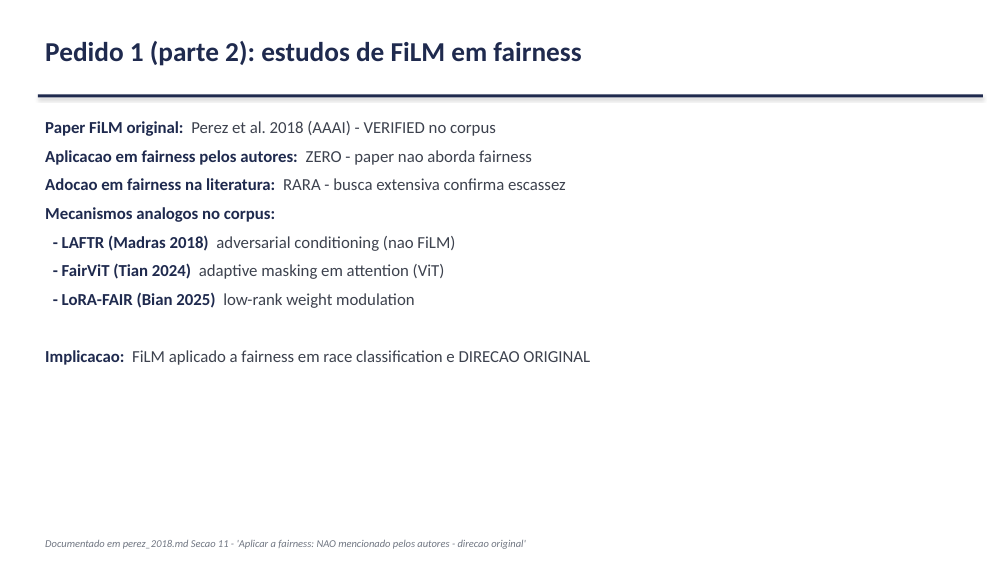
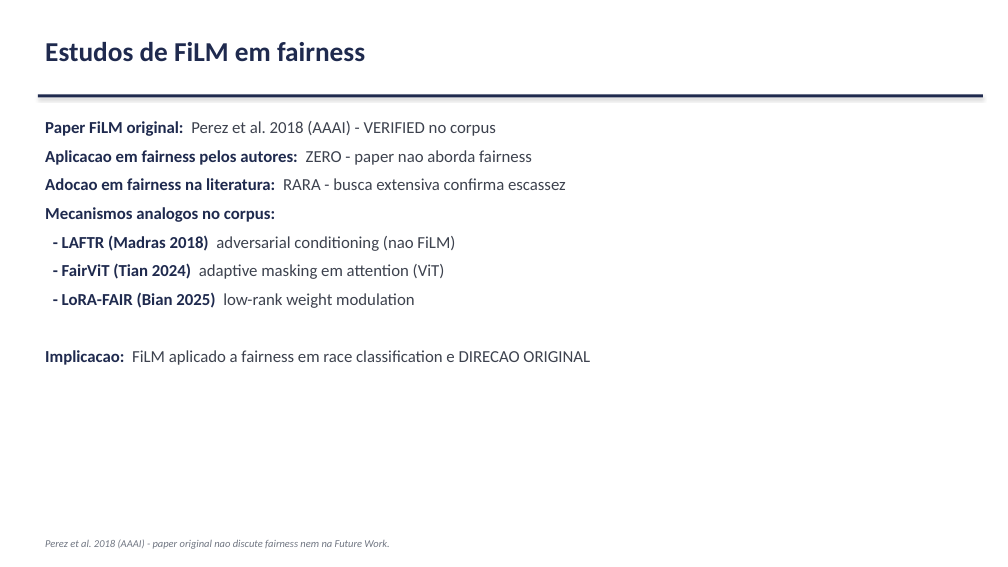
Before and after one commit to marcellozzetti/Facial-Recognition-Models-Mitigating-Bias, a slide deck: slide 15 of docs/ativo/material_reuniao_orientador_2026-06-15.pptx. Drawn at 1008x567 pixels with LibreOffice and Linux fonts; fonts in the diff are those of the drawing. Boxes give left, top, right and bottom in pixels: in the first picture for what was removed or moved away, otherwise in the second. Text is boxed around its words. In the diff, an @@ line names an element or a change of style, - is before the commit and + after.

```diff
--- a/docs/ativo/material_reuniao_orientador_2026-06-15.pptx
+++ b/docs/ativo/material_reuniao_orientador_2026-06-15.pptx
@@ text at <box>45,42,365,62</box>: text changed @@
-Pedido 1 (parte 2): estudos de FiLM em fairness
+Estudos de FiLM em fairness
@@ text at <box>45,539,389,549</box>: text changed @@
-Documentado em perez_2018.md Secao 11 - 'Aplicar a fairness: NAO mencionado pelos autores - direcao original'
+Perez et al. 2018 (AAAI) - paper original nao discute fairness nem na Future Work.
```
Also in this commit, not shown: 9 other slides changed, 1 other file.
